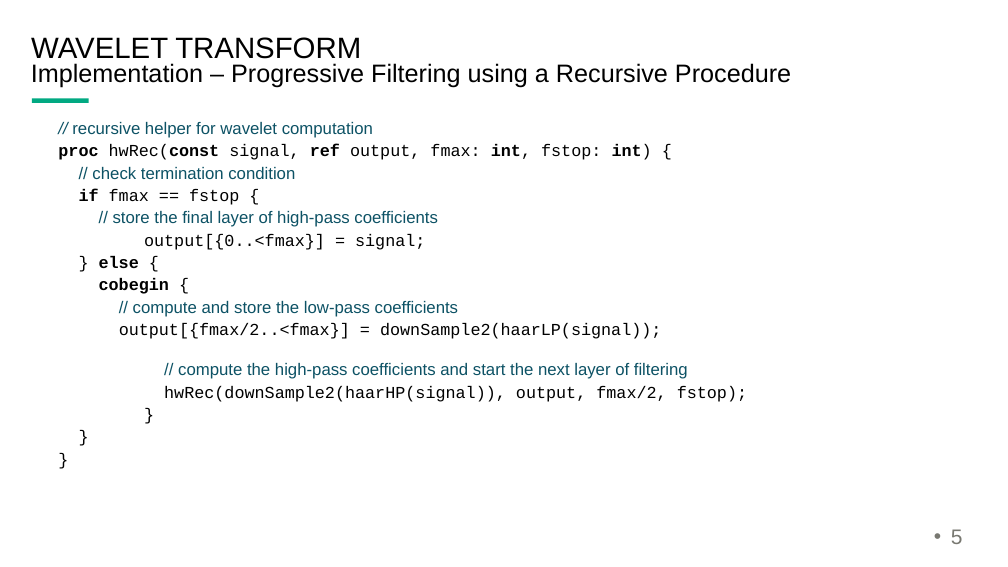
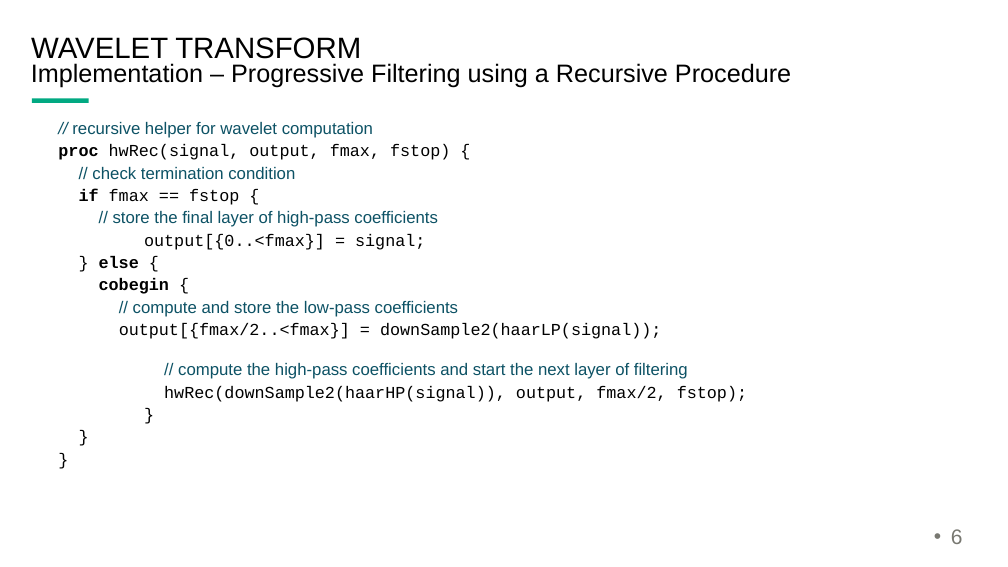
Before and after one commit to jeremiah-corrado/chpl_dwt_example, a slide deck: slide 6 of wavelet_notes.pptx (slide 5 before the commit). Drawn at 1008x567 pixels with LibreOffice and Linux fonts; fonts in the diff are those of the drawing; background and template pictures are left out. Boxes give left, top, right and bottom in pixels: in the first picture for what was removed or moved away, otherwise in the second. Text is boxed around its words. In the diff, an @@ line names an element or a change of style, - is before the commit and + after.

```diff
--- a/wavelet_notes.pptx
+++ b/wavelet_notes.pptx
@@ text at box(58, 144, 450, 160): text changed @@
-      proc hwRec(const signal, ref output, fmax: int, fstop: int) {
+      proc hwRec(signal, output, fmax, fstop) {
@@ page number at box(951, 529, 963, 544): text changed @@
-• 5
+• 6
```
Also in this commit, not shown: 2 other slides changed, 5 slides added, 1 other file.
